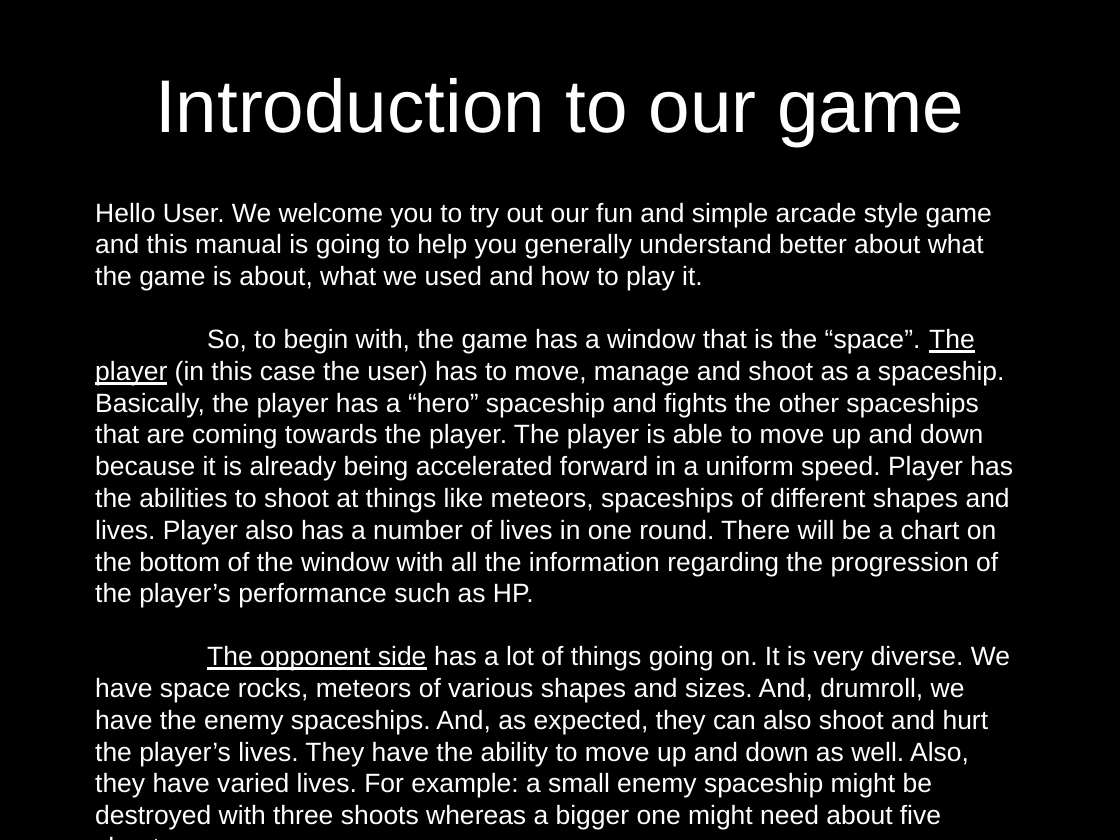
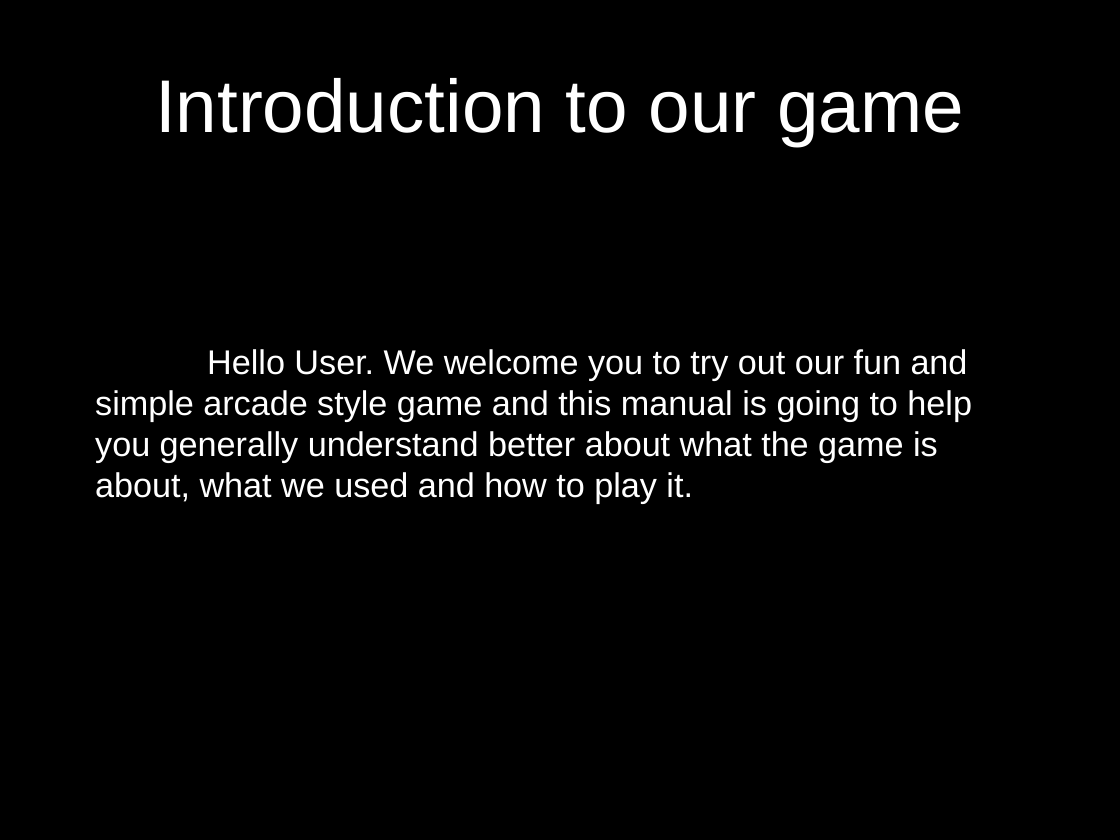
Before and after one commit to harrisonk19/SpaceGame, a slide deck: slide 3 of new_user_documentation.pptx. Drawn at 1120x840 pixels with LibreOffice and Linux fonts; fonts in the diff are those of the drawing; background and template pictures are left out. Boxes give left, top, right and bottom in pixels: in the first picture for what was removed or moved away, otherwise in the second. Text is boxed around its words. In the diff, an @@ line names an element or a change of style, - is before the commit and + after.

```diff
--- a/new_user_documentation.pptx
+++ b/new_user_documentation.pptx
@@ text "Hello User. We welcome you ..." at box(95, 349, 972, 503): size 17.1 to 22 pt @@
@@ text at box(95, 328, 1013, 830): paragraphs removed @@
-So, to begin with, the game has a window that is the “space”. The player (in this case the user) has to move, manage and shoot as a spaceship. Basically, the player has a “hero” spaceship and fights the other spaceships that are coming towards the player. The player is able to move up and down because it is already being accelerated forward in a uniform speed. Player has the abilities to shoot at things like meteors, spaceships of different shapes and lives. Player also has a number of lives in one round. There will be a chart on the bottom of the window with all the information regarding the progression of the player’s performance such as HP.
-The opponent side has a lot of things going on. It is very diverse. We have space rocks, meteors of various shapes and sizes. And, drumroll, we have the enemy spaceships. And, as expected, they can also shoot and hurt the player’s lives. They have the ability to move up and down as well. Also, they have varied lives. For example: a small enemy spaceship might be destroyed with three shoots whereas a bigger one might need about five shoots.
```
Also in this commit, not shown: 4 other slides changed, 5 slides added, 2 slides removed.
